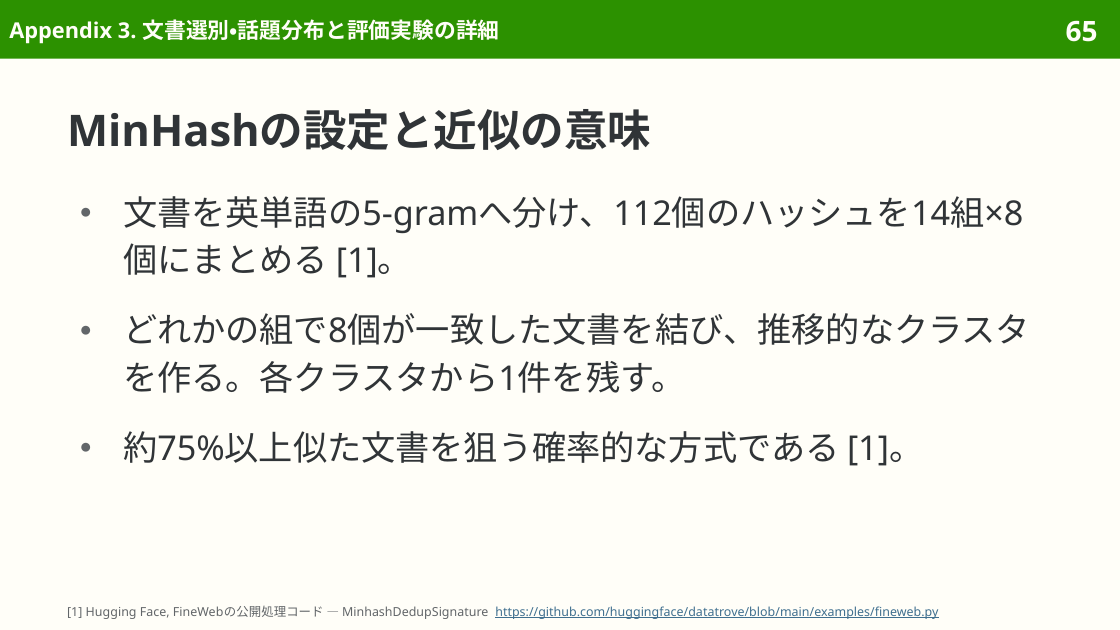
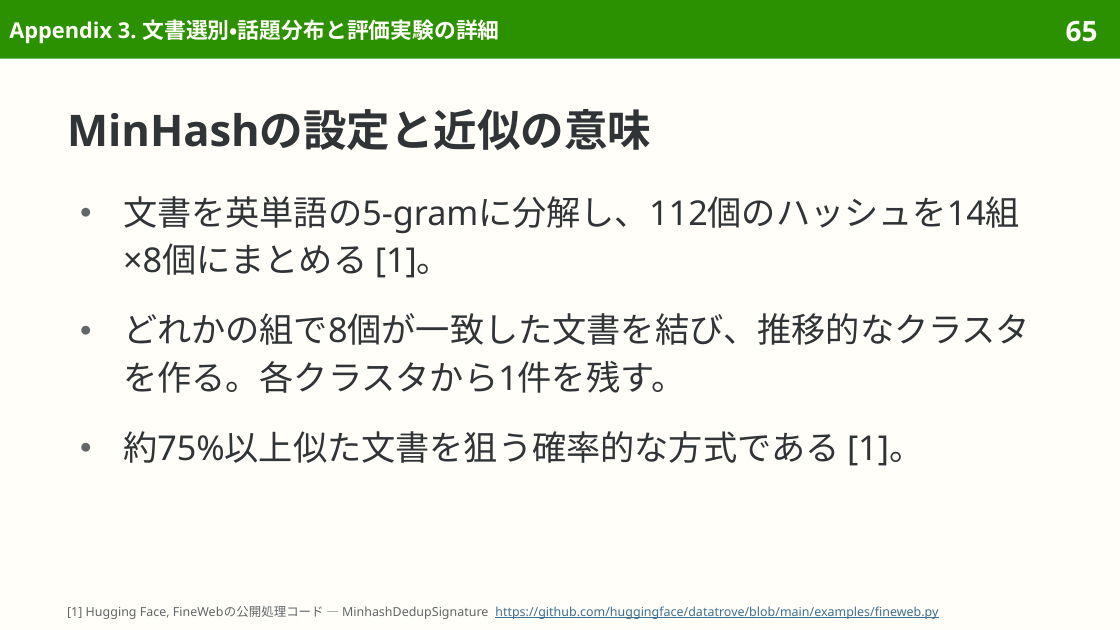
Before and after one commit to sasakiy84/datasets-in-10-minutes, a slide deck: slide 65 of slides/datasets-in-10-minutes-fineweb.pptx. Drawn at 1120x630 pixels with LibreOffice and Linux fonts; fonts in the diff are those of the drawing. Boxes give left, top, right and bottom in pixels: in the first picture for what was removed or moved away, otherwise in the second. Text is boxed around its words. In the diff, an @@ line names an element or a change of style, - is before the commit and + after.

```diff
--- a/slides/datasets-in-10-minutes-fineweb.pptx
+++ b/slides/datasets-in-10-minutes-fineweb.pptx
@@ text at [123, 196, 1020, 278]: text changed @@
-● 文書を英単語の5-gramへ分け、112個のハッシュを14組×8個にまとめる [1]。
+● 文書を英単語の5-gramに分解し、112個のハッシュを14組×8個にまとめる [1]。
```
Also in this commit, not shown: 17 other slides changed, 7 other files.
